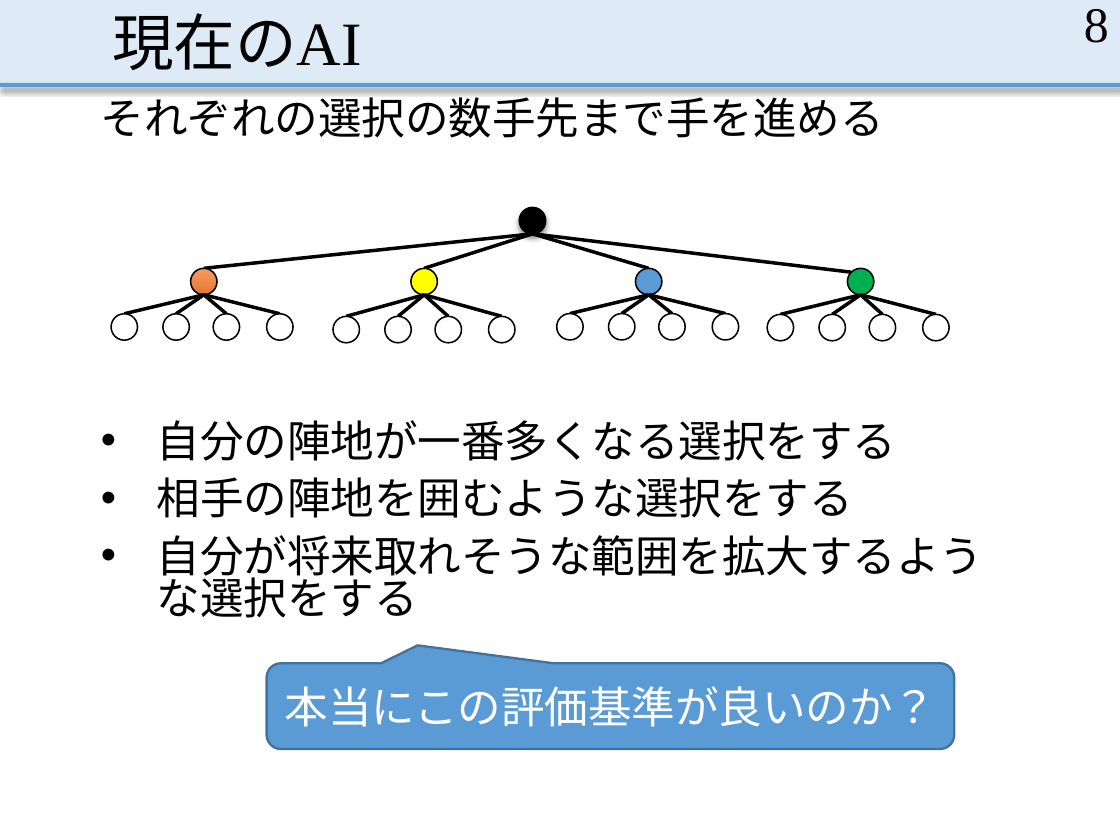
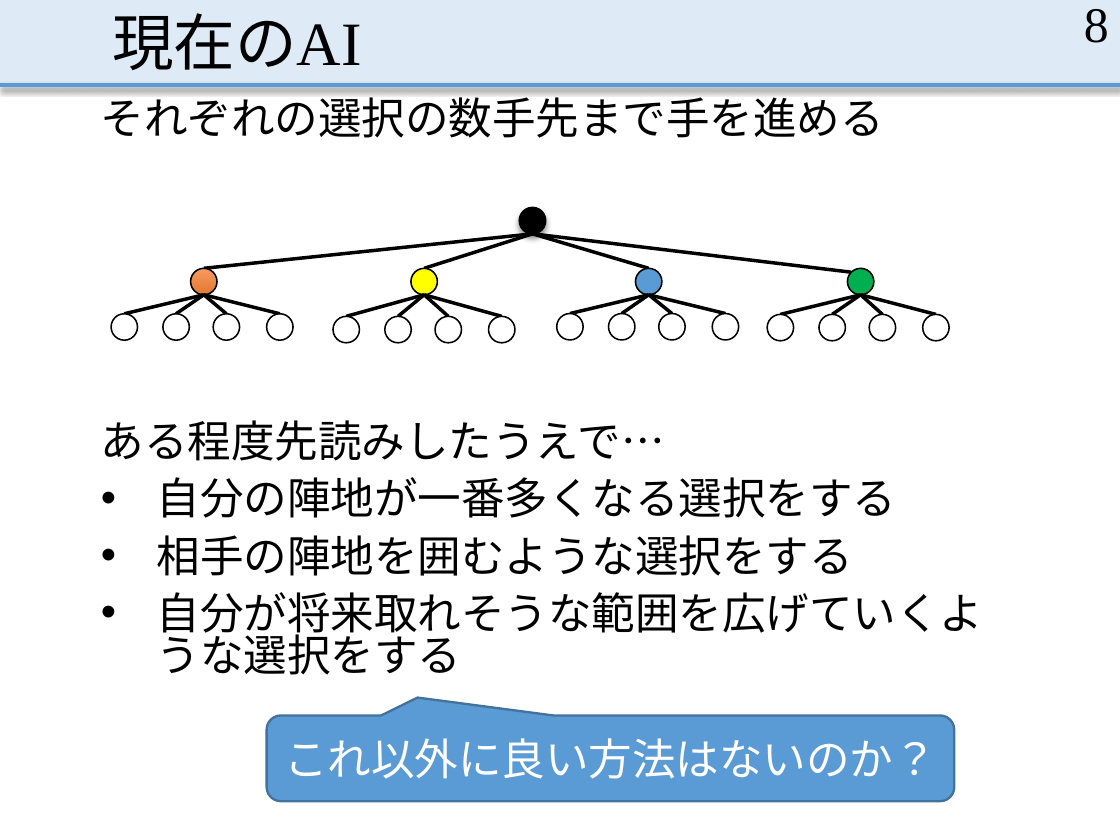
Before and after one commit to MasayaOda/SR, a slide deck: slide 8 of 中間発表.pptx. Drawn at 1120x840 pixels with LibreOffice and Linux fonts; fonts in the diff are those of the drawing. Boxes give left, top, right and bottom in pixels: in the first picture for what was removed or moved away, otherwise in the second. Text is boxed around its words. In the diff, an @@ line names an element or a change of style, - is before the commit and + after.

Commit message:
先生に再び確認していただいた

```diff
--- a/中間発表.pptx
+++ b/中間発表.pptx
@@ text at <box>101,420,665,461</box>: paragraph added @@
+ある程度先読みしたうえで…
@@ text at <box>157,592,983,640</box>: text changed @@
-• 自分が将来取れそうな範囲を拡大するような選択をする
+• 自分が将来取れそうな範囲を広げていくような選択をする
@@ rounded speech box "これ以外に良い方法はないのか？": place and size @@
-rounded speech box "これ以外に良い方法はないのか？" at <box>267,663,954,749</box>
+rounded speech box "これ以外に良い方法はないのか？" at <box>267,716,954,802</box>
@@ text in rounded speech box at <box>284,738,936,779</box>: text changed @@
-本当にこの評価基準が良いのか？
+これ以外に良い方法はないのか？
```
Also in this commit, not shown: 13 other slides changed, 2 slides added.
